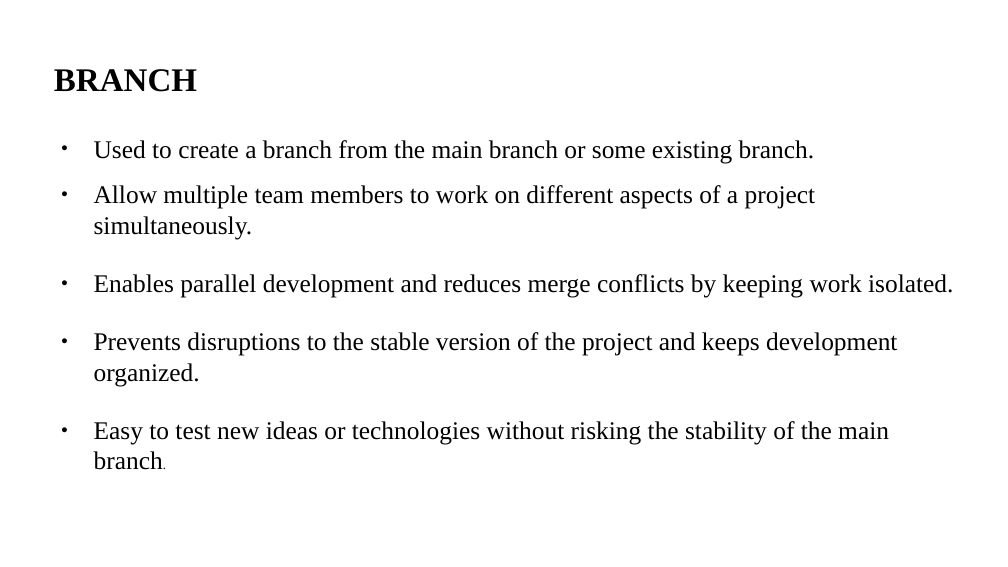
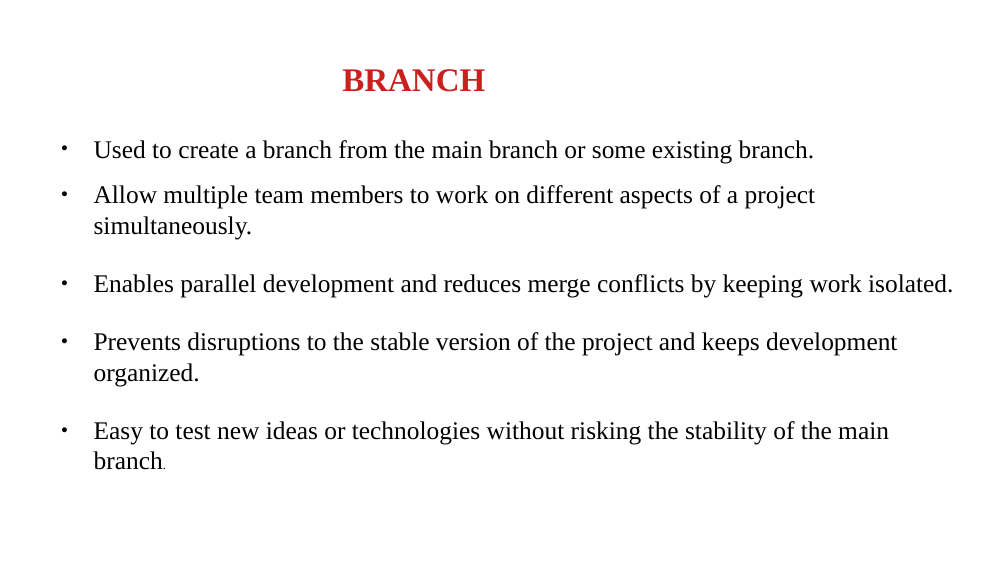
Before and after one commit to anubhavAnora/presentation, a slide deck: slide 7 of Presentation.odp. Drawn at 1008x567 pixels with LibreOffice and Linux fonts; fonts in the diff are those of the drawing. Boxes give left, top, right and bottom in pixels: in the first picture for what was removed or moved away, otherwise in the second. Text is boxed around its words. In the diff, an @@ line names an element or a change of style, - is before the commit and + after.

```diff
--- a/Presentation.odp
+++ b/Presentation.odp
@@ title "BRANCH" at [342, 69, 485, 92]: text colour #000000 to #C9211E; alignment left to centre @@
```
Also in this commit, not shown: 13 other slides changed.
